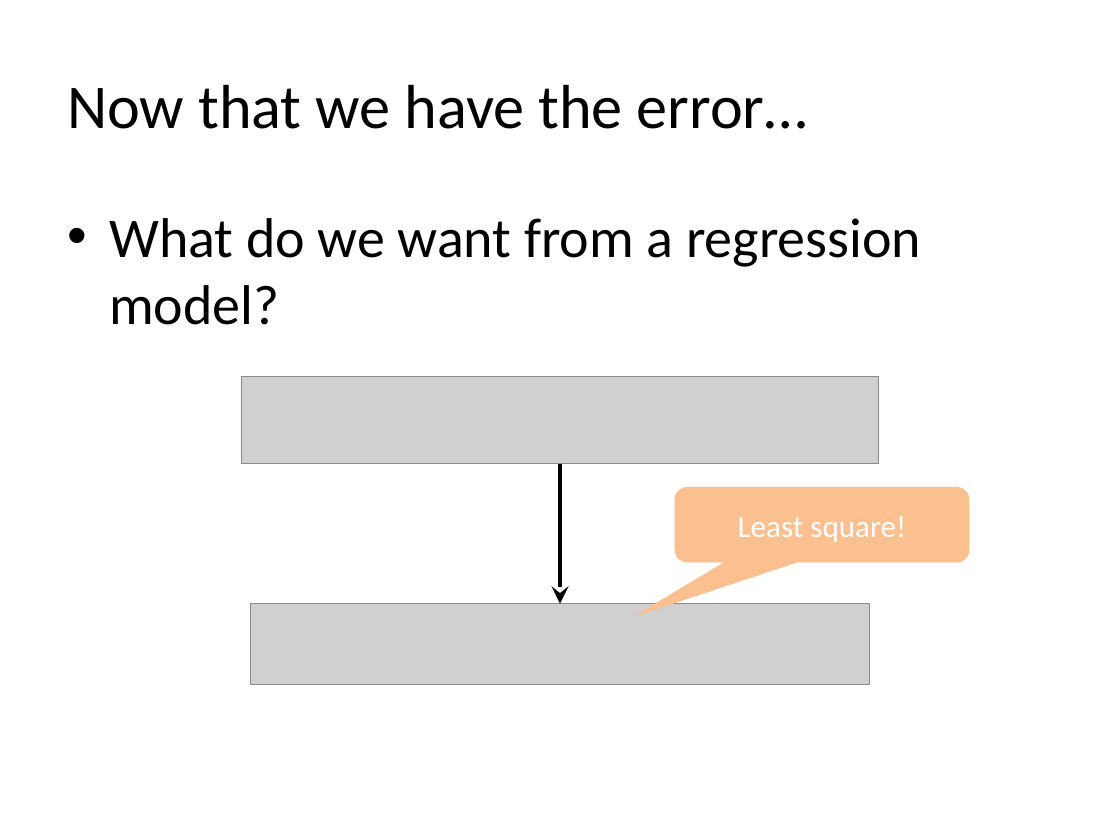
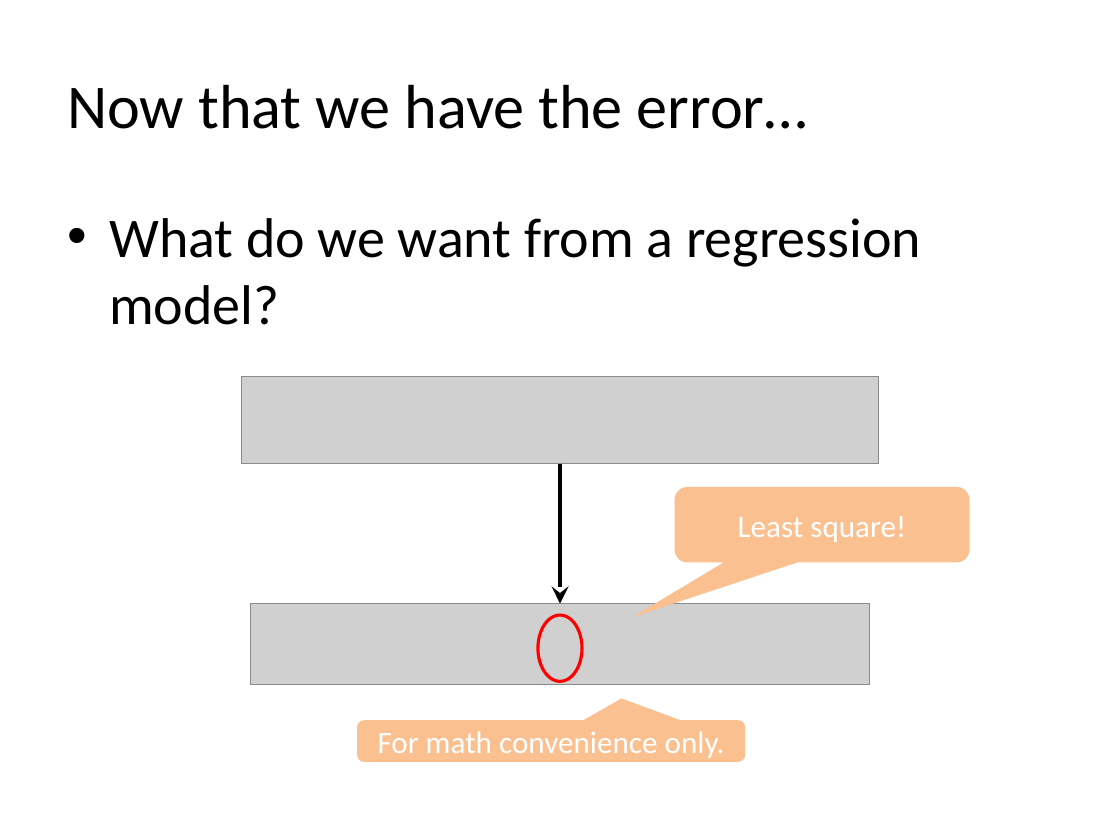
Before and after one commit to zhiyzuo/IS6400-Regression, a slide deck: slide 14 of Week-6-Regresion/IS6400 Week 6.pptx. Drawn at 1120x840 pixels with LibreOffice and Linux fonts; fonts in the diff are those of the drawing; grey boxes stand for pictures; background and template pictures are left out. Boxes give left, top, right and bottom in pixels: in the first picture for what was removed or moved away, otherwise in the second. Text is boxed around its words. In the diff, an @@ line names an element or a change of style, - is before the commit and + after.

```diff
--- a/Week-6-Regresion/IS6400 Week 6.pptx
+++ b/Week-6-Regresion/IS6400 Week 6.pptx
@@ ellipse added at (538, 615, 581, 681), outline #FF0000 2 pt @@
@@ rounded speech box added at (357, 720, 745, 762), fill #FAC090, 20 pt, text #FFFFFF @@
+For math convenience only.
```
Also in this commit, not shown: 1 other slide changed, 1 other file.
